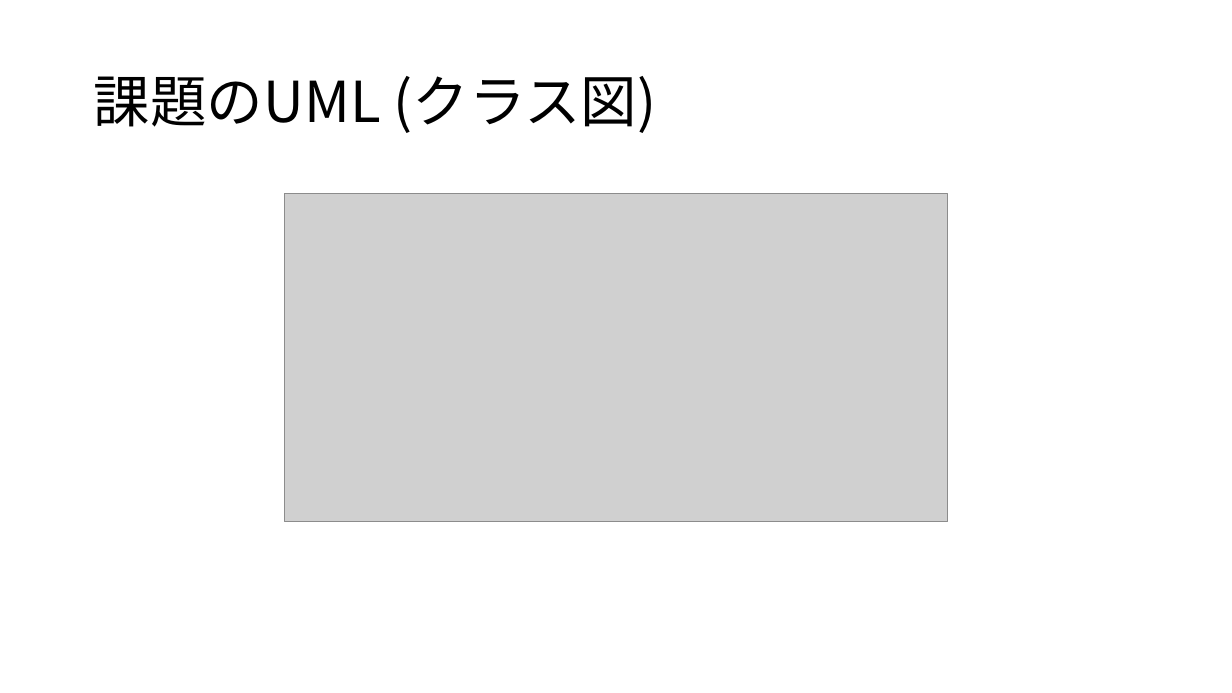
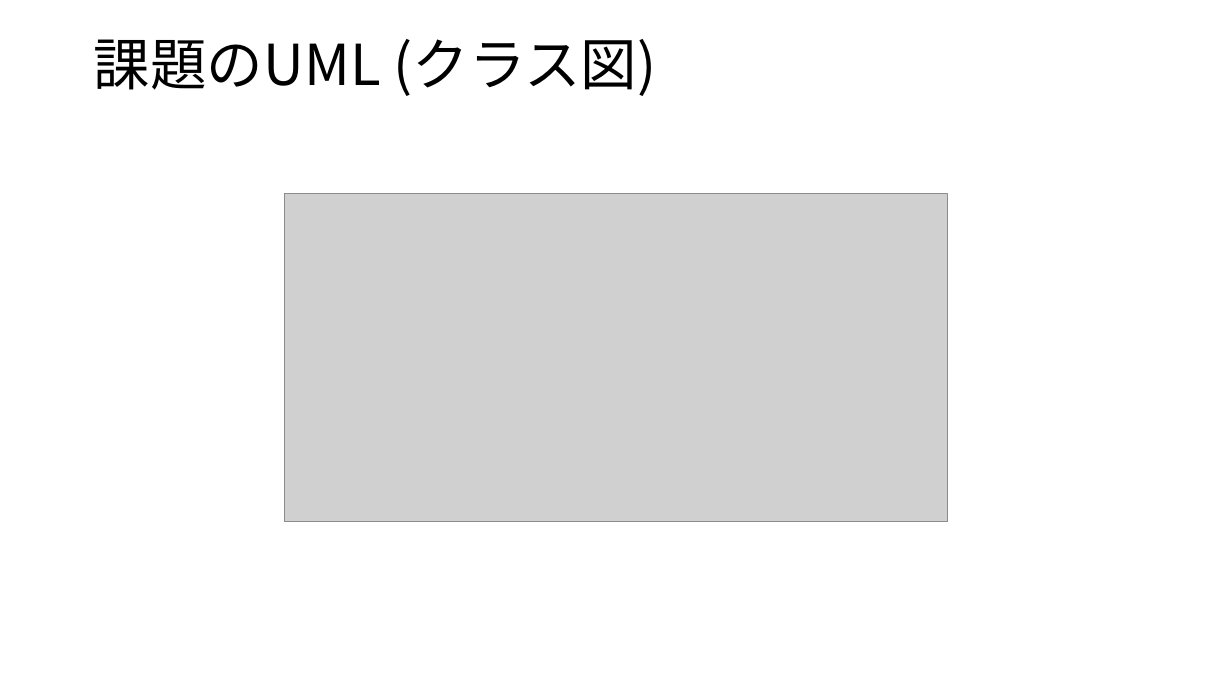
Before and after one commit to harima-molgroup/test, a slide deck: slide 2 of Education/Ramen/docs/オブジェクト指向ハンズオン.pptx. Drawn at 1232x693 pixels with LibreOffice and Linux fonts; fonts in the diff are those of the drawing; grey boxes stand for pictures. Boxes give left, top, right and bottom in pixels: in the first picture for what was removed or moved away, otherwise in the second. Text is boxed around its words. In the diff, an @@ line names an element or a change of style, - is before the commit and + after.

```diff
--- a/Education/Ramen/docs/オブジェクト指向ハンズオン.pptx
+++ b/Education/Ramen/docs/オブジェクト指向ハンズオン.pptx
@@ title "課題のUML (クラス図)": place and size @@
-title "課題のUML (クラス図)" at bbox=[94, 76, 656, 133]
+title "課題のUML (クラス図)" at bbox=[94, 39, 656, 96]
```
Also in this commit, not shown: 3 slides added.
